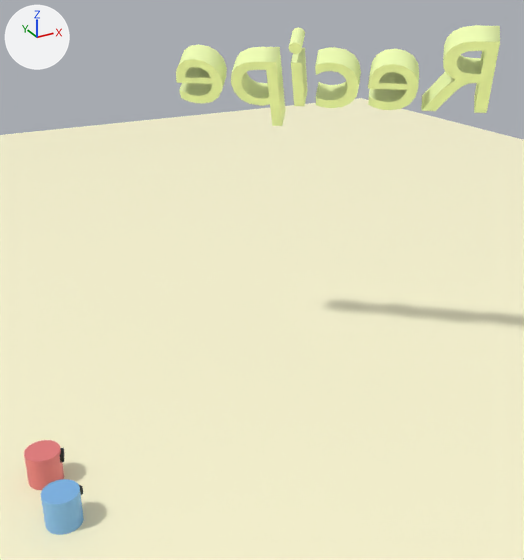
What one commit did to the glTF model assets/scenes/default_scene.glb.
Both versions are drawn from a 50 mm lens placed at (0.63, -7.99, 6.9), pointed at (5.9, 1.57, 2.12). Lighting does not change. The marker at upper left points along +X, +Y and +Z. Where no turn or scale is listed for an object, it has been applied to the vertices. Vertices at the same position are counted once.

In view in the first picture: 'Floor', 'PlayerA.001', 'PlayerB.001', 'TitleTextMesh'.
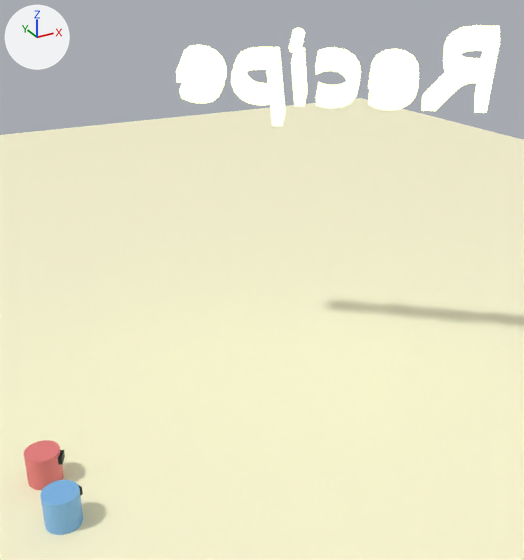
Changed parts and their boxes [x1, y1, x2, y2] in the pictures (524 x 560 px):
'TitleTextMesh', surface changed: [176, 25, 500, 126] in both
'PlayerB.001', reshaped, moved, turned: before [24, 440, 64, 490]; after [24, 440, 65, 490]
part 1 of me_cube, recoloured: before [41, 479, 84, 535]; after [24, 440, 64, 490]

What the commit changed:
In material 'Title' (mat_title), emission_strength is now set to 2.0.
me_cube has 72 vertices, 134 faces and spans x -0.25..0.25, y -0.256..0.282, z -0.253..0.247.
me_cube is used by ob_playera_001; parent ob_playera; location (0.0, 0.00606, 0.253).
me_cube no longer uses material mat_eyes (black #000000).
me_cube part 1: all 124 faces that had it switch from mat_body (blue #7db5e7) to mat_body_001 (pink #e77d7d).
me_cube now uses material mat_eyes_001 (black #000000).
In object 'PlayerB.001' (ob_playerb_001), parent is no longer ob_playerb.
Object 'PlayerB.001' (ob_playerb_001) now shows me_cube instead of me_cube_001.
Object 'PlayerB.001' (ob_playerb_001) moves from (0.0, 0.00606, 0.253) to (2.0, 1.0, 0.25).
Object 'PlayerB.001' (ob_playerb_001) turns from (0, 0, 0) to (0, 0, -115) degrees about x, y and z.
